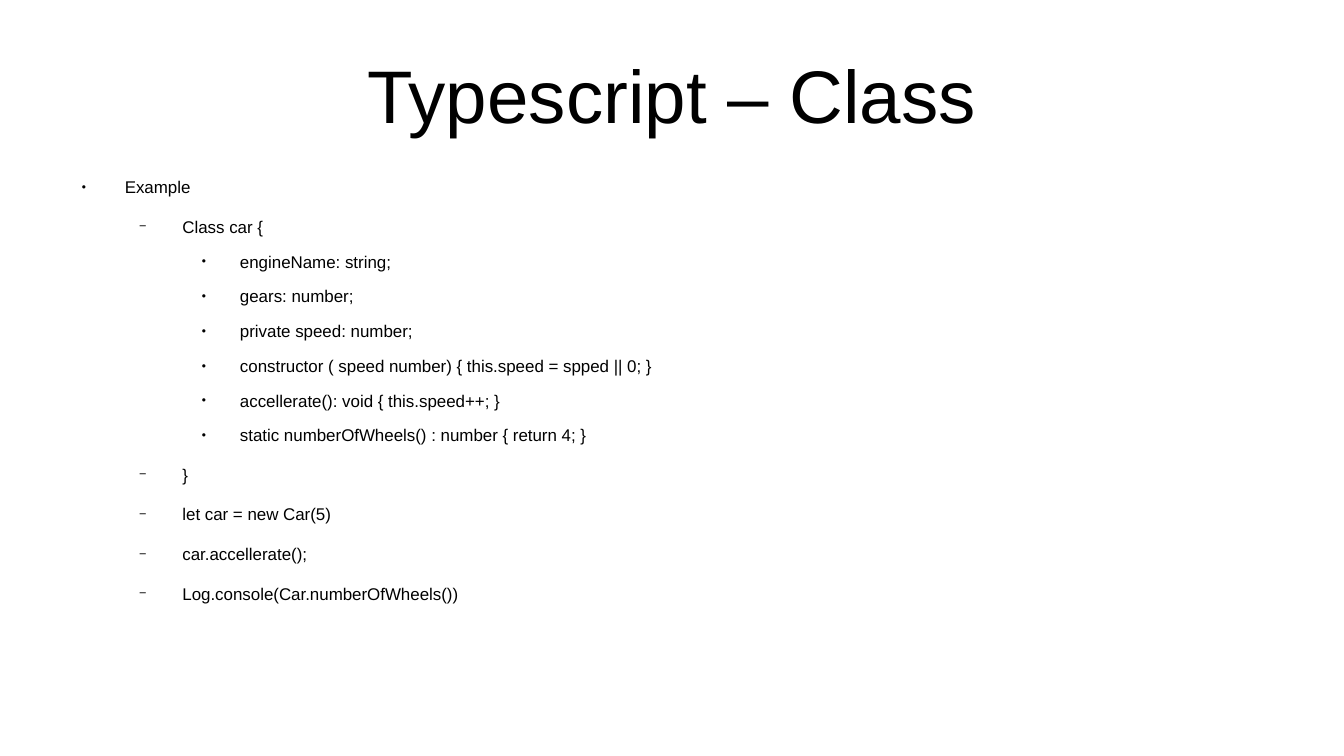
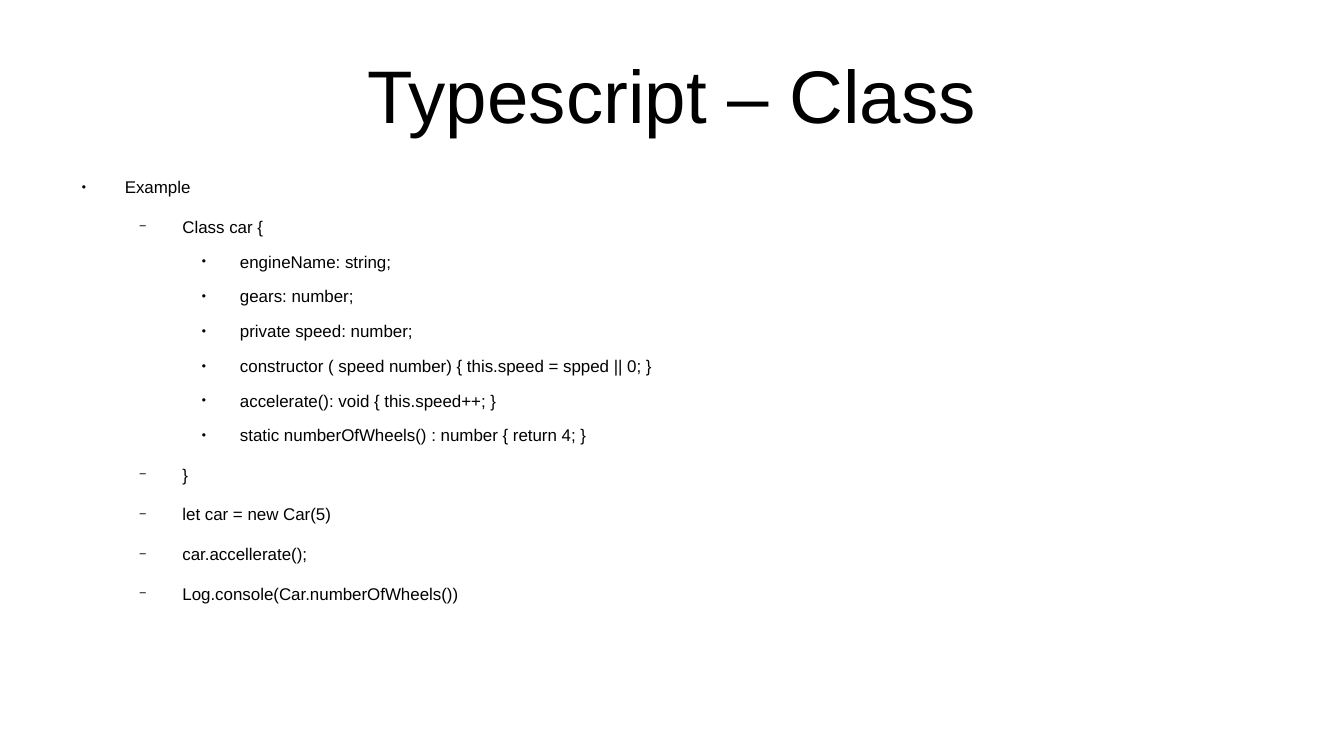
Before and after one commit to CharlesStockman/notesFromCourses, a slide deck: slide 9 of javascript/frameworks/angular/Angular 6 ( formerly Angular 2) -- The Complete Guide.odp. Drawn at 1344x756 pixels with LibreOffice and Linux fonts; fonts in the diff are those of the drawing. Boxes give left, top, right and bottom in pixels: in the first picture for what was removed or moved away, otherwise in the second. Text is boxed around its words. In the diff, an @@ line names an element or a change of style, - is before the commit and + after.

```diff
--- a/javascript/frameworks/angular/Angular 6 ( formerly Angular 2) -- The Complete Guide.odp
+++ b/javascript/frameworks/angular/Angular 6 ( formerly Angular 2) -- The Complete Guide.odp
@@ text at (240, 394, 485, 411): text changed @@
-    ● accellerate(): void { this.speed++; }
+    ● accelerate(): void { this.speed++; }
```
Also in this commit, not shown: 7 other slides changed, 13 slides added, 55 other files.
